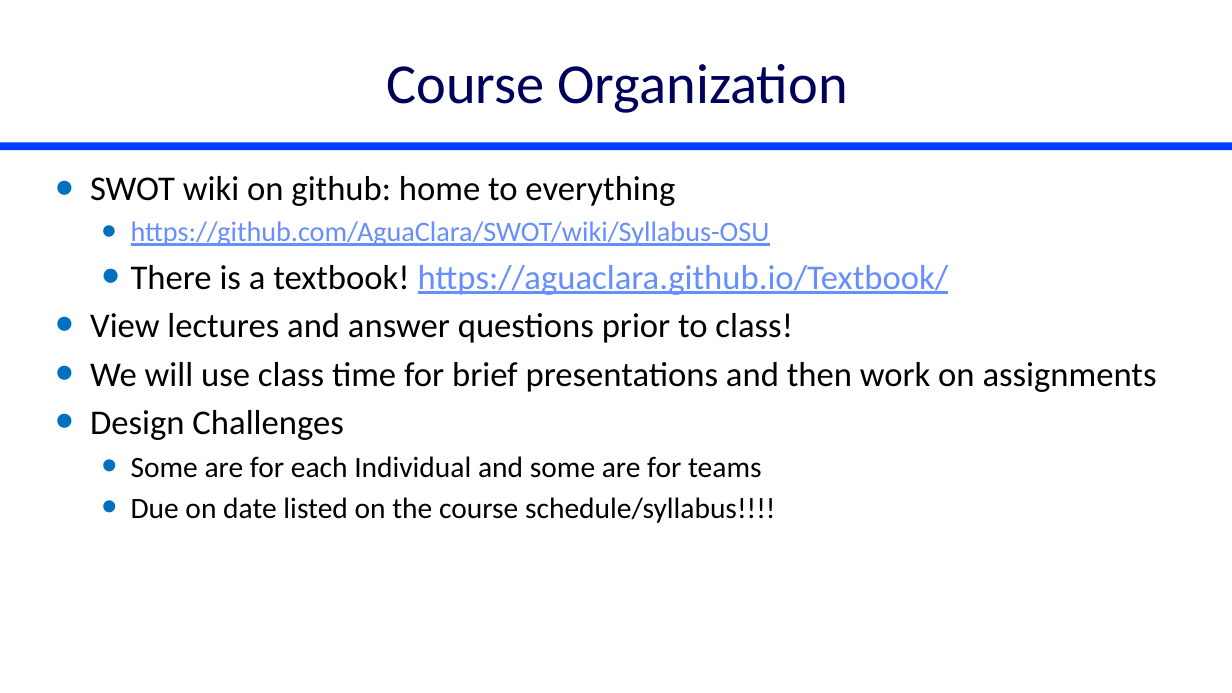
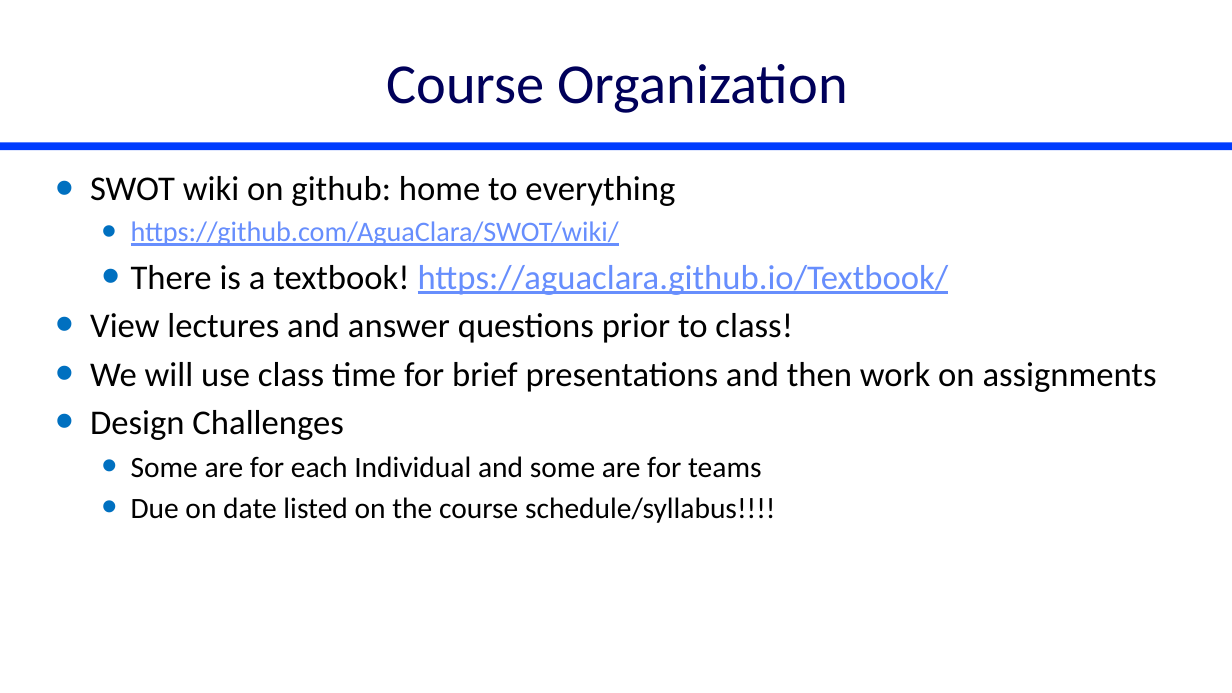
Before and after one commit to monroews/CEE4520Lectures, a slide deck: slide 3 of Discussions/Introduction.pptx. Drawn at 1232x693 pixels with LibreOffice and Linux fonts; fonts in the diff are those of the drawing. Boxes give left, top, right and bottom in pixels: in the first picture for what was removed or moved away, otherwise in the second. Text is boxed around its words. In the diff, an @@ line names an element or a change of style, - is before the commit and + after.

```diff
--- a/Discussions/Introduction.pptx
+++ b/Discussions/Introduction.pptx
@@ text at [131,221,619,246]: text changed @@
-  • https://github.com/AguaClara/SWOT/wiki/Syllabus-OSU
+  • https://github.com/AguaClara/SWOT/wiki/
```
Also in this commit, not shown: 1 other slide changed, 2 other files.
